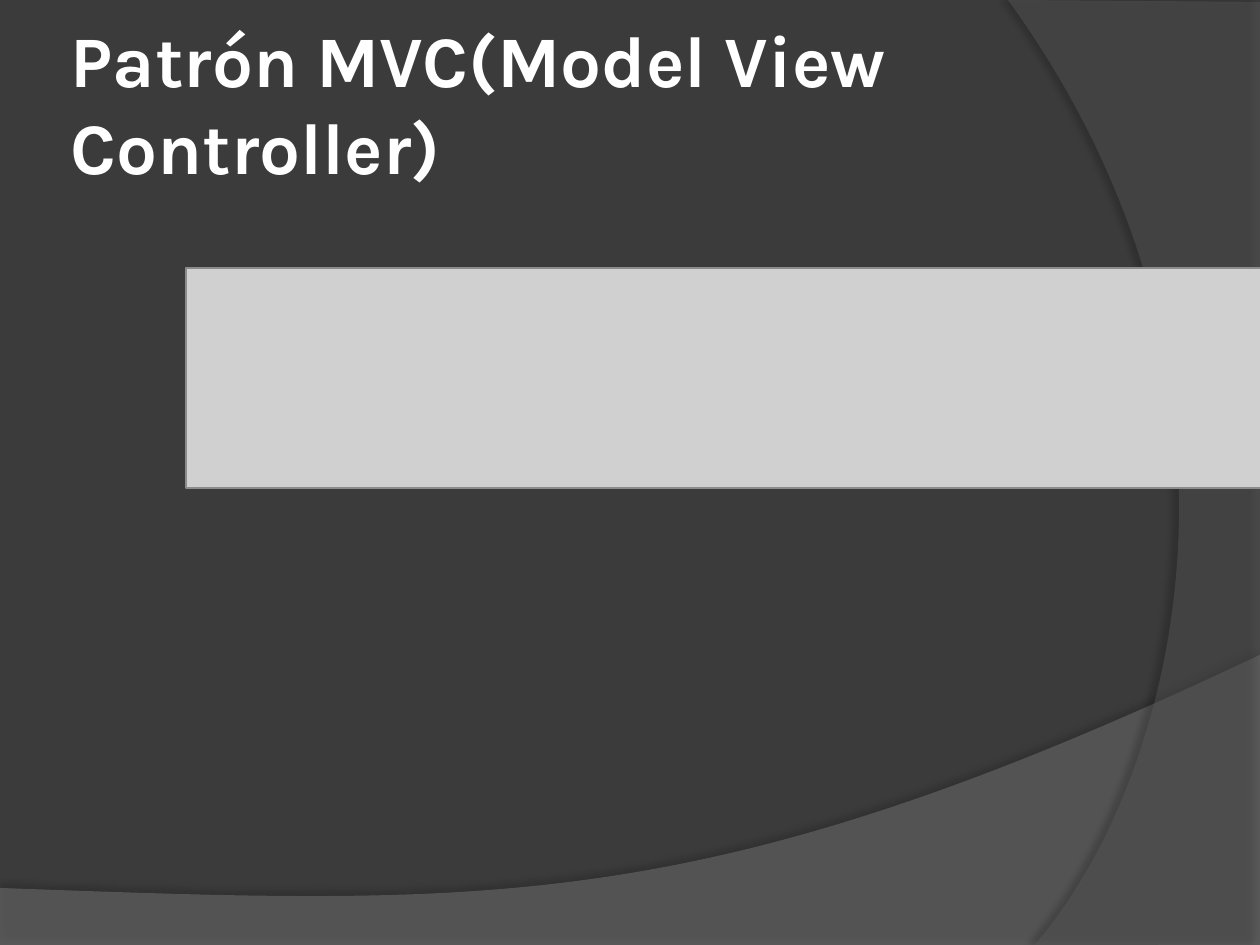
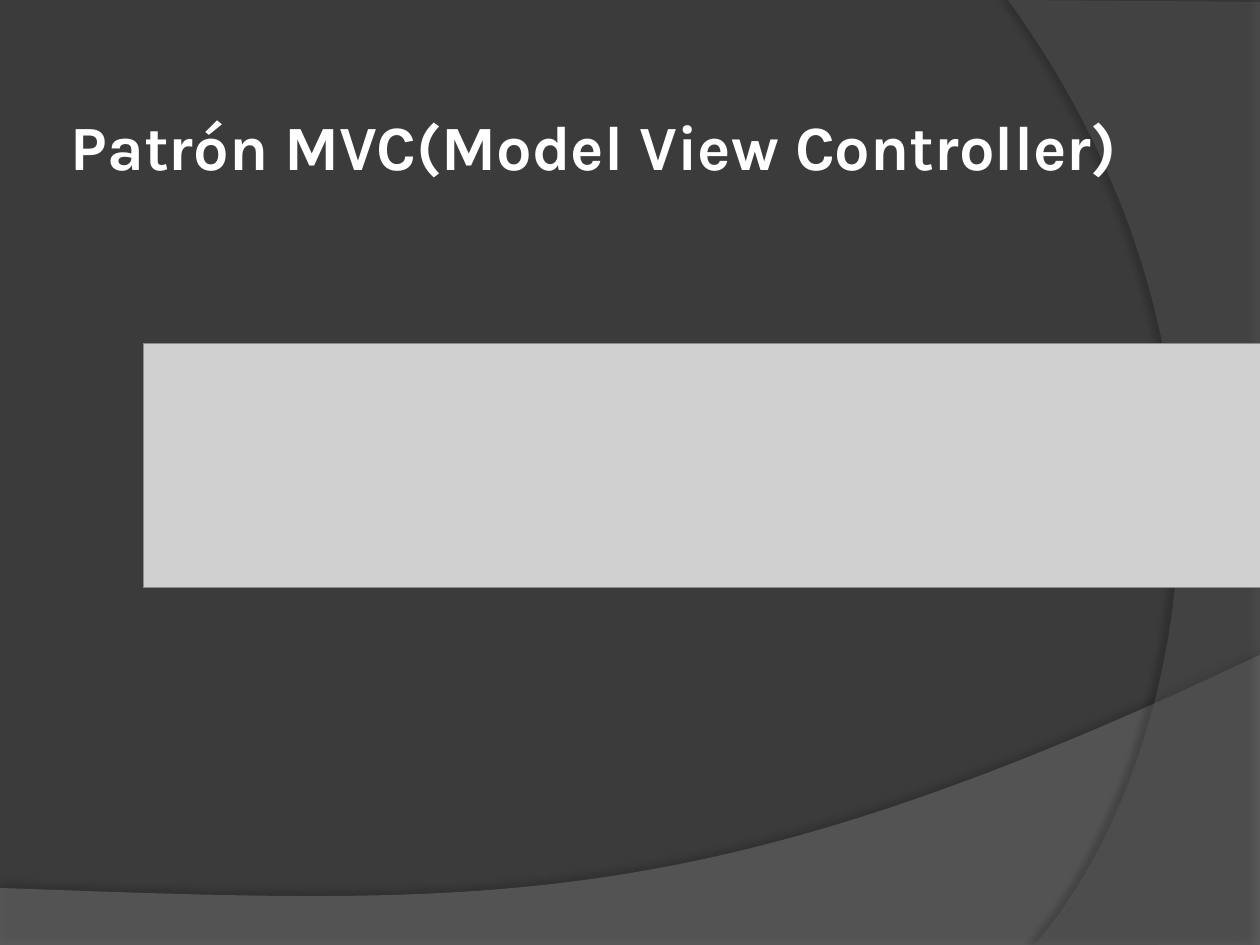
Before and after one commit to jmoics/JX_Market, a slide deck: slide 40 of JX_Market/trunk/Tesis 03_09_2012.pptx. Drawn at 1260x945 pixels with LibreOffice and Linux fonts; fonts in the diff are those of the drawing; grey boxes stand for pictures. Boxes give left, top, right and bottom in pixels: in the first picture for what was removed or moved away, otherwise in the second. Text is boxed around its words. In the diff, an @@ line names an element or a change of style, - is before the commit and + after.

```diff
--- a/JX_Market/trunk/Tesis 03_09_2012.pptx
+++ b/JX_Market/trunk/Tesis 03_09_2012.pptx
@@ title "Patrón MVC(Model View Controller)" at box(71, 120, 1116, 177): size 41.4 to 36 pt @@
@@ picture: place and size @@
-picture at box(186, 268, 1260, 489)
+picture at box(144, 344, 1260, 588)
```
Also in this commit, not shown: 7 other slides changed, 2 slides added, 1 other file.
